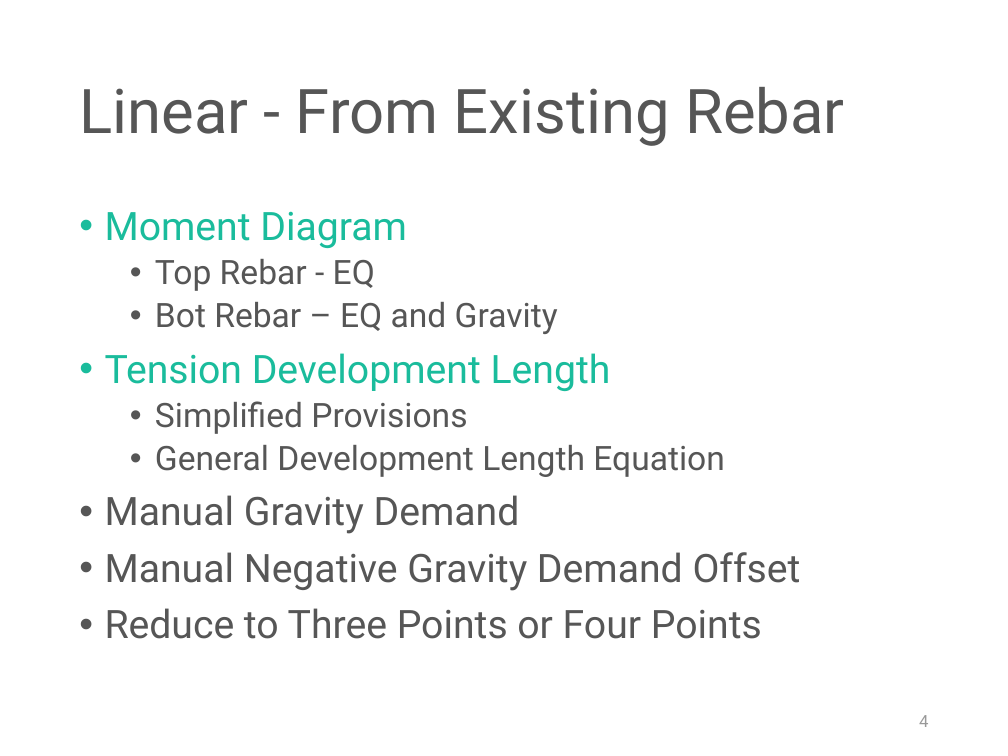
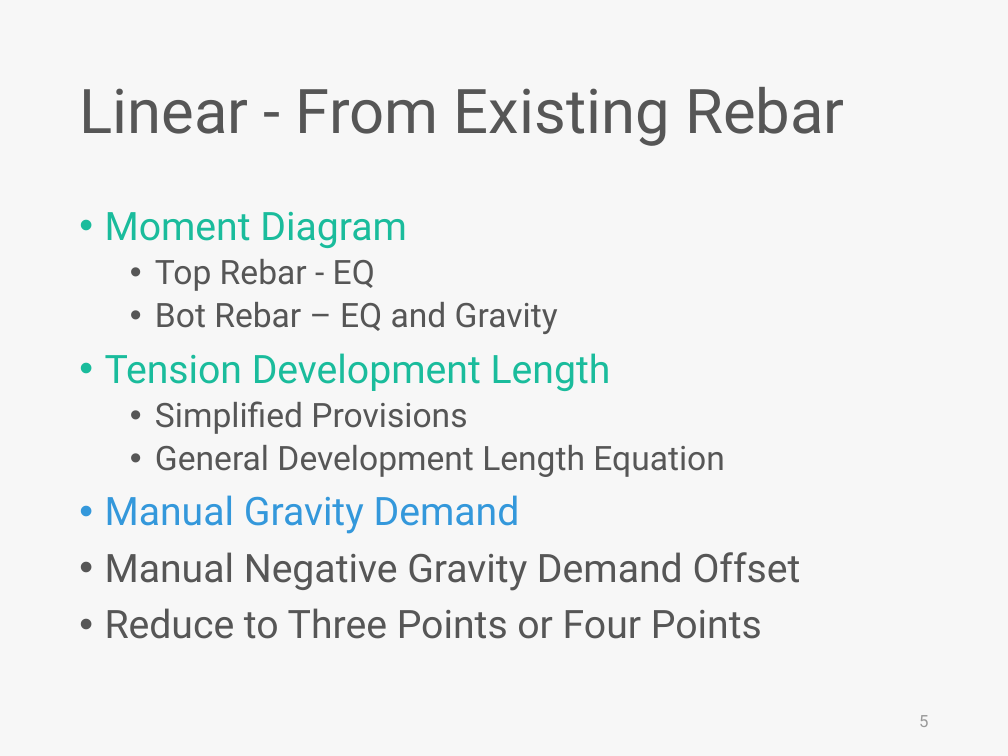
Before and after one commit to skyran1278/VbaProject, a slide deck: slide 5 of 20180126_SmartSplice/20180808_Meeting/SmartSplice.pptx (slide 4 before the commit). Drawn at 1008x756 pixels with LibreOffice and Linux fonts; fonts in the diff are those of the drawing. Boxes give left, top, right and bottom in pixels: in the first picture for what was removed or moved away, otherwise in the second. Text is boxed around its words. In the diff, an @@ line names an element or a change of style, - is before the commit and + after.

```diff
--- a/20180126_SmartSplice/20180808_Meeting/SmartSplice.pptx
+++ b/20180126_SmartSplice/20180808_Meeting/SmartSplice.pptx
@@ background #FFFFFF to #F7F7F7 @@
@@ text at (x1=105, y1=495, x2=520, y2=534): text colour #565656 to #3498DB in "Manual Gravity Demand" @@
@@ page number at (x1=919, y1=715, x2=928, y2=727): text changed @@
-4
+5
```
Also in this commit, not shown: 3 other slides changed, 5 slides added, 26 slides removed, 5 other files.
